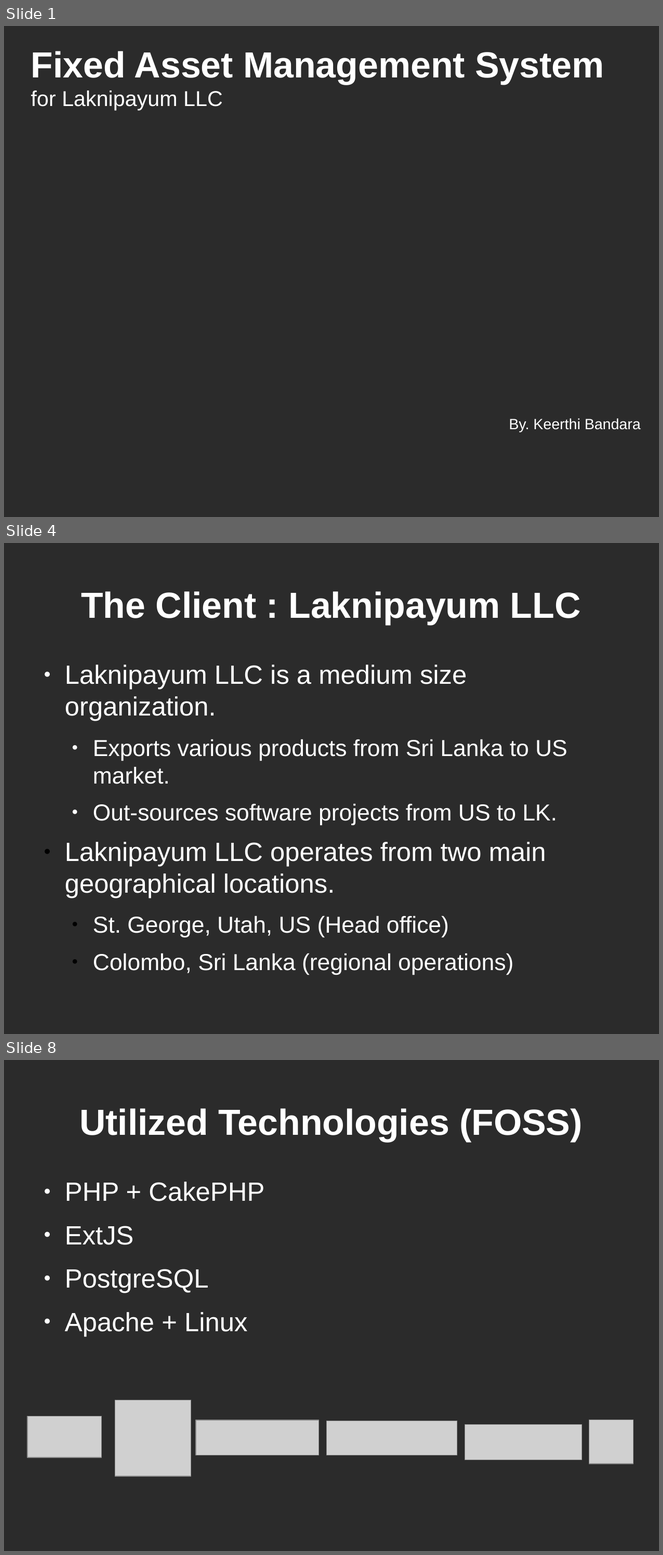
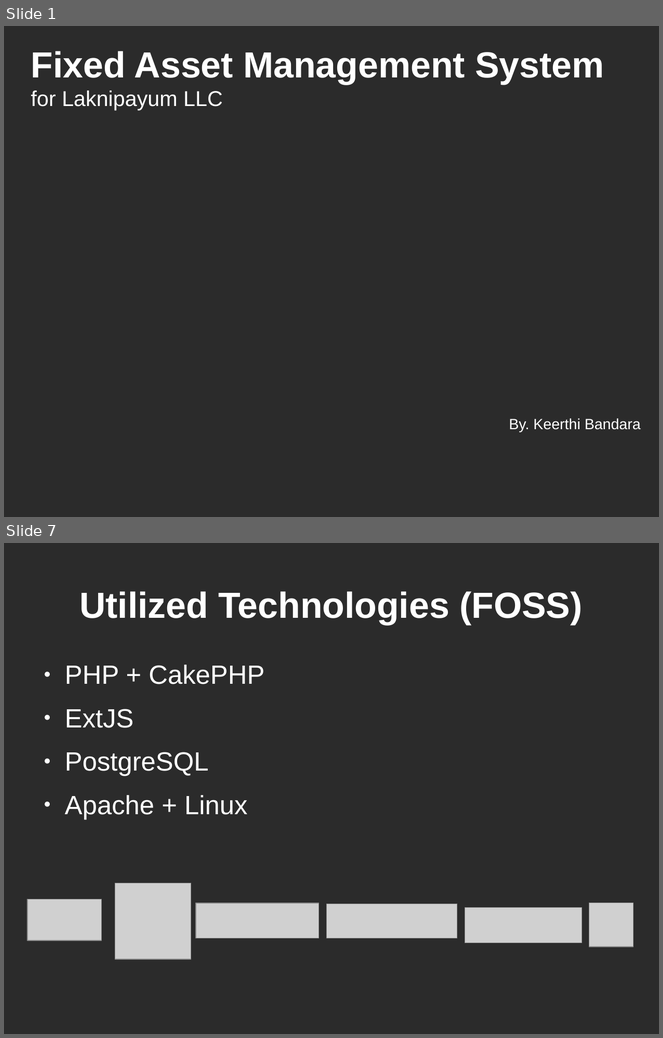
Before and after one commit to kind-technologies/FAMS, a slide deck: docs/presentation.odp. Shown one above the other, each under a label of ours: slides 1, 4 and 8 before the commit, slides 1 and 7 after it; the slides between them are not shown. The pictures are 663x1555 and 663x1038 pixels, drawn with LibreOffice and Linux fonts; fonts in the diff are those of the drawing; grey boxes stand for pictures; background and template pictures are left out; a plain dark background stands for a picture behind light text. Boxes give left, top, right and bottom in pixels: in the first picture for what was removed or moved away, otherwise in the second. Text is boxed around its words. In the diff, an @@ line names an element or a change of style, - is before the commit and + after.

```diff
--- a/docs/presentation.odp
+++ b/docs/presentation.odp
@@ slide 4 removed at (4,543,659,1034), background picture (left out) @@
@@ title removed at (81,591,581,625) @@
-The Client : Laknipayum LLC
@@ text removed at (65,665,568,975) @@
-● Laknipayum LLC is a medium size organization.
-  ● Exports various products from Sri Lanka to US market.
-  ● Out-sources software projects from US to LK.
-● Laknipayum LLC operates from two main geographical locations.
-  ● St. George, Utah, US (Head office)
-  ● Colombo, Sri Lanka (regional operations)
@@ what was slide 8 is now slide 7 @@
```
Also in this commit, not shown: 11 slides changed, 1 other file.
